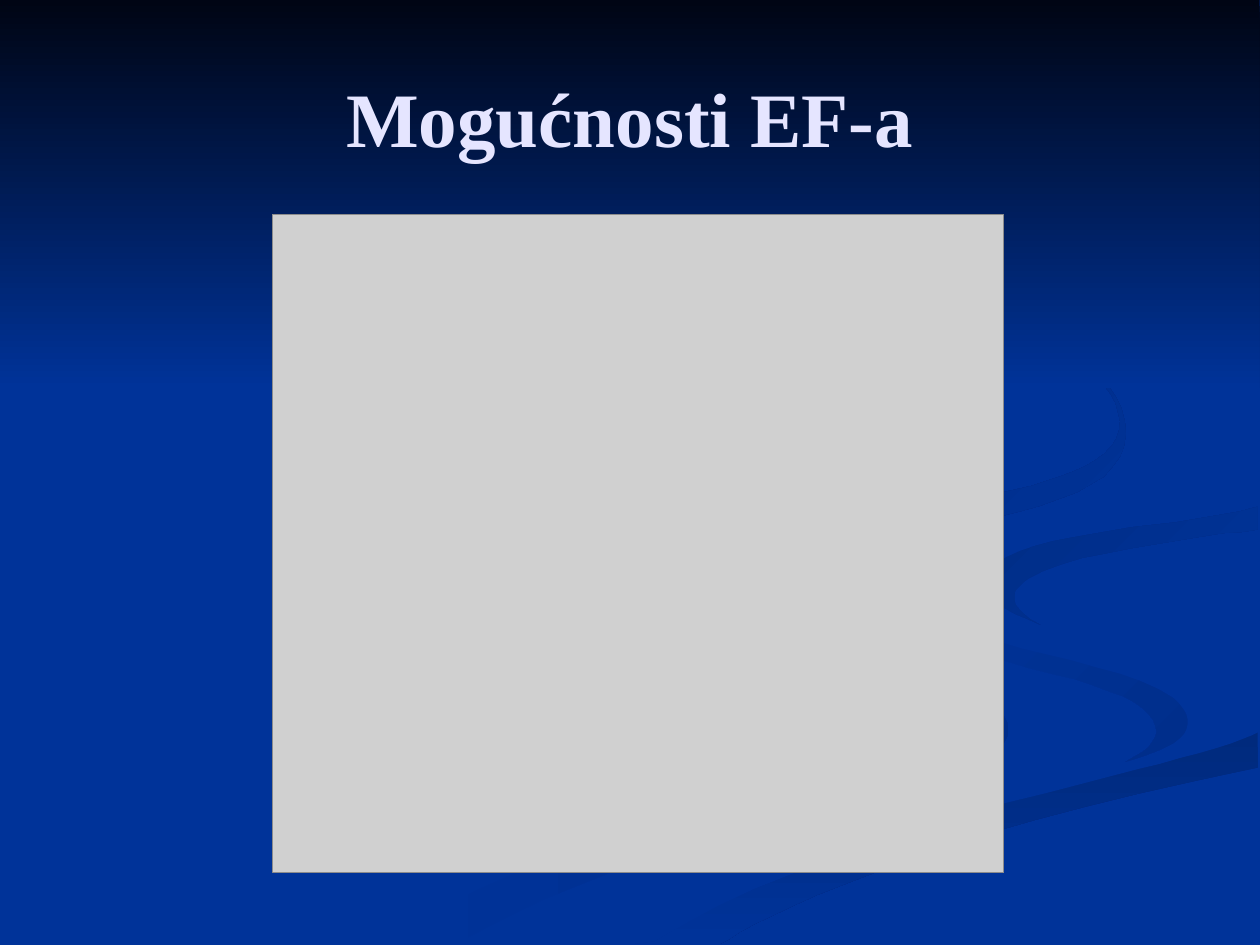
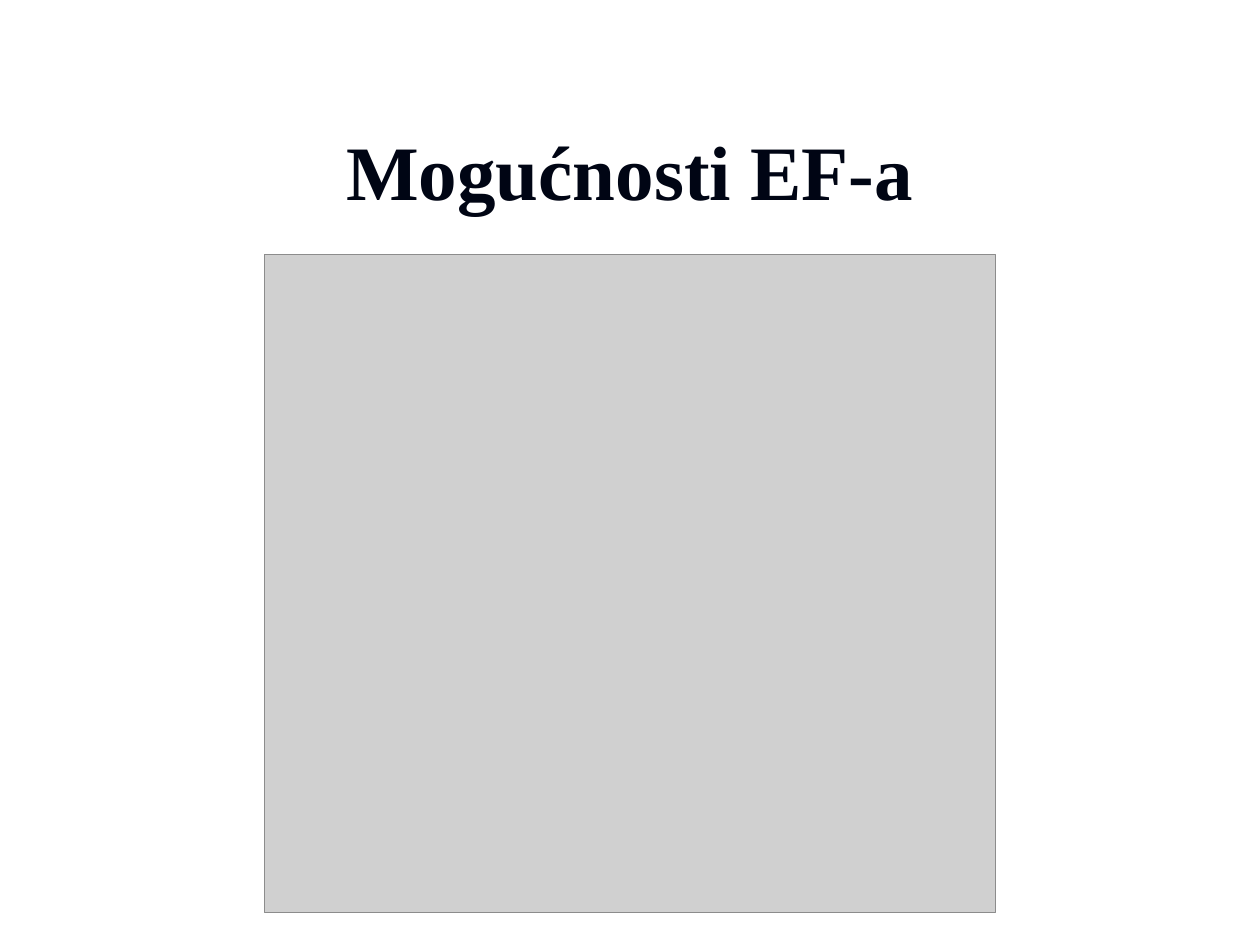
Before and after one commit to vzdesic/PZI, a slide deck: slide 3 of PPTs/09 MVC entity framework.ppt. Drawn at 1260x945 pixels with LibreOffice and Linux fonts; fonts in the diff are those of the drawing; grey boxes stand for pictures; background and template pictures are left out. Boxes give left, top, right and bottom in pixels: in the first picture for what was removed or moved away, otherwise in the second. Text is boxed around its words. In the diff, an @@ line names an element or a change of style, - is before the commit and + after.

```diff
--- a/PPTs/09 MVC entity framework.ppt
+++ b/PPTs/09 MVC entity framework.ppt
@@ background #003399 to picture (left out) @@
@@ group removed at (0,0,1260,944): 7 freeform shapes @@
@@ title "Mogućnosti EF-a": place and size @@
-title "Mogućnosti EF-a" at (346,93,912,162)
+title "Mogućnosti EF-a" at (346,146,912,215)
@@ title "Mogućnosti EF-a" at (346,146,912,215): text colour #E5E5FF to #000514 @@
@@ picture: place and size @@
-picture at (272,214,1003,872)
+picture at (265,255,995,912)
```
Also in this commit, not shown: 14 other slides changed, 15 other files.
